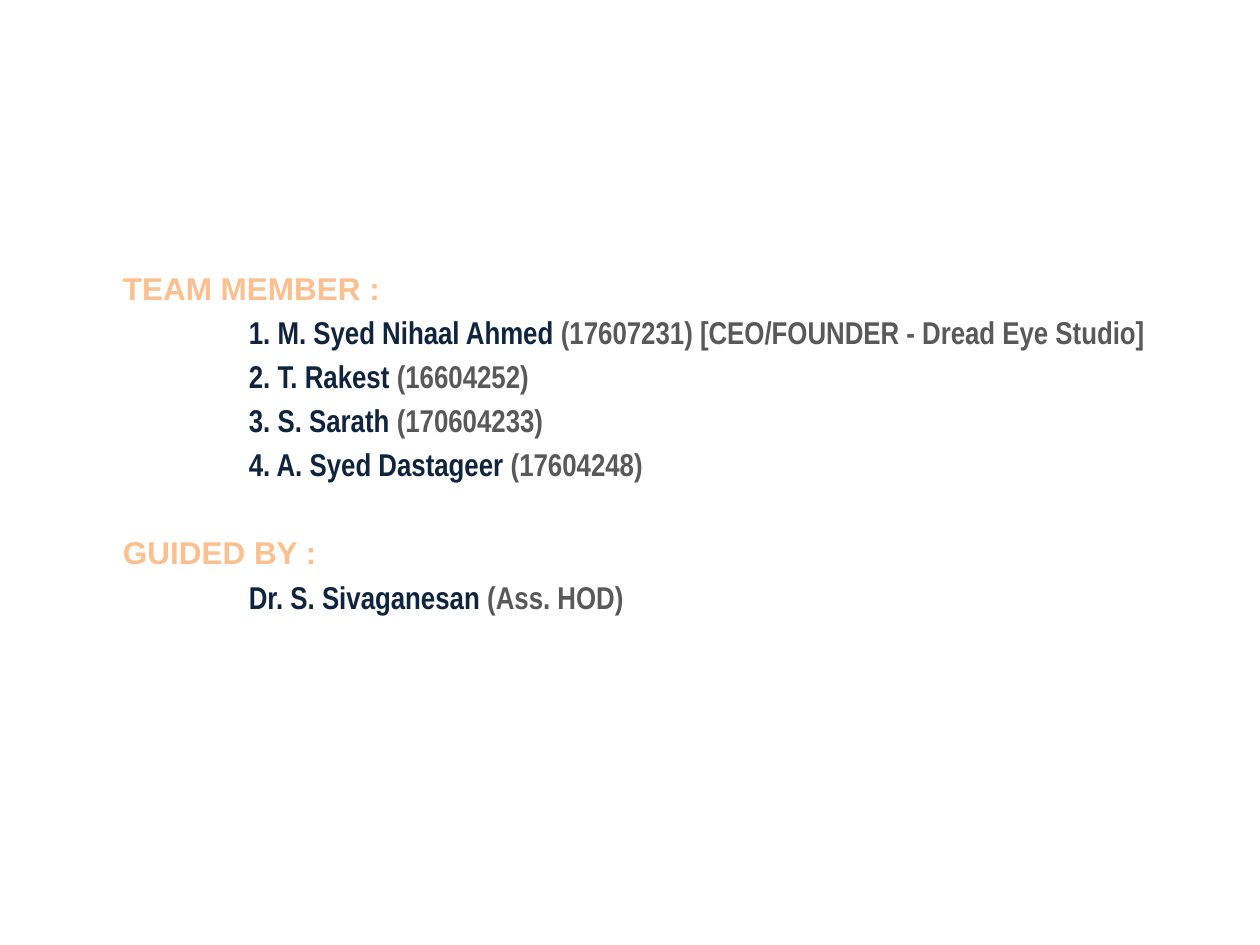
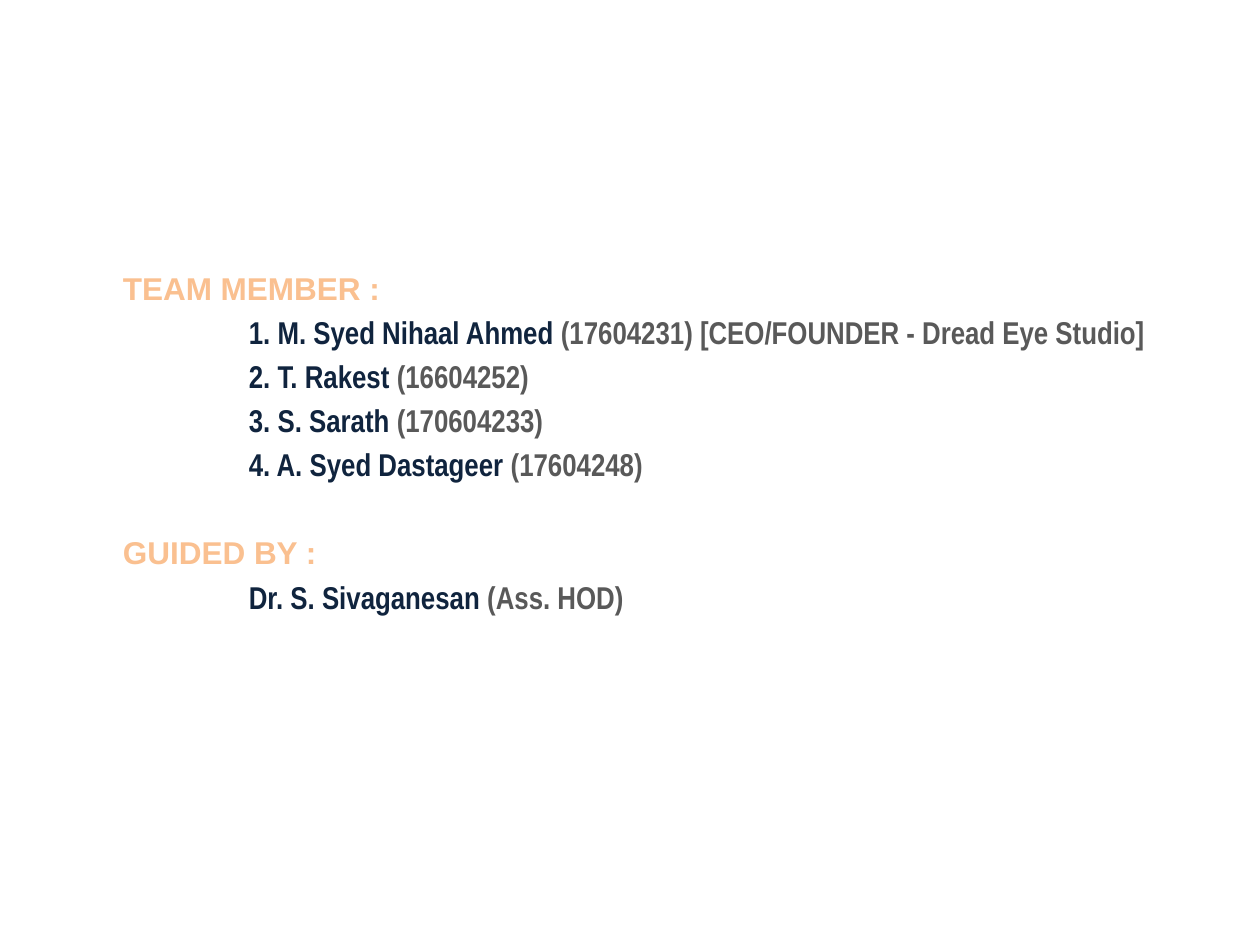
Before and after one commit to NihaalKnight87/Advance-Smart-GPS-Electromagnetic-Brake-System, a slide deck: slide 2 of NIHAAL/zNeed/AS-GPS & EMBS_PPT.pptx. Drawn at 1260x945 pixels with LibreOffice and Linux fonts; fonts in the diff are those of the drawing; background and template pictures are left out. Boxes give left, top, right and bottom in pixels: in the first picture for what was removed or moved away, otherwise in the second. Text is boxed around its words. In the diff, an @@ line names an element or a change of style, - is before the commit and + after.

```diff
--- a/NIHAAL/zNeed/AS-GPS & EMBS_PPT.pptx
+++ b/NIHAAL/zNeed/AS-GPS & EMBS_PPT.pptx
@@ text at [249, 321, 1144, 350]: text changed @@
-1. M. Syed Nihaal Ahmed (17607231) [CEO/FOUNDER - Dread Eye Studio]
+1. M. Syed Nihaal Ahmed (17604231) [CEO/FOUNDER - Dread Eye Studio]
```
Also in this commit, not shown: 28 other files.
